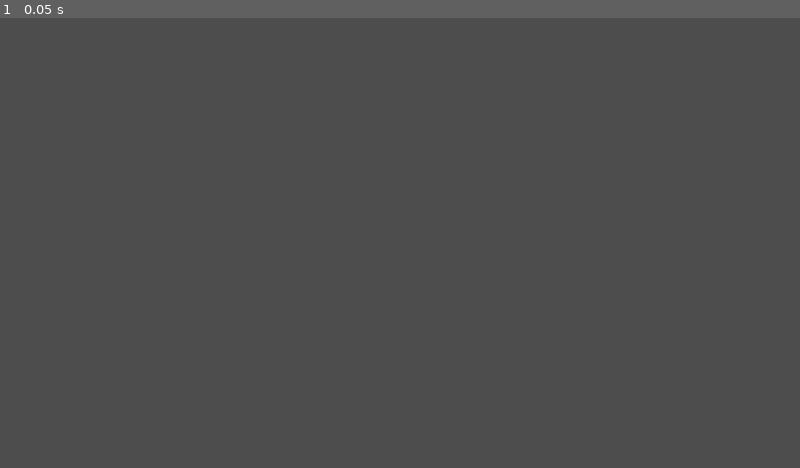
Above: before the commit, frame 1.
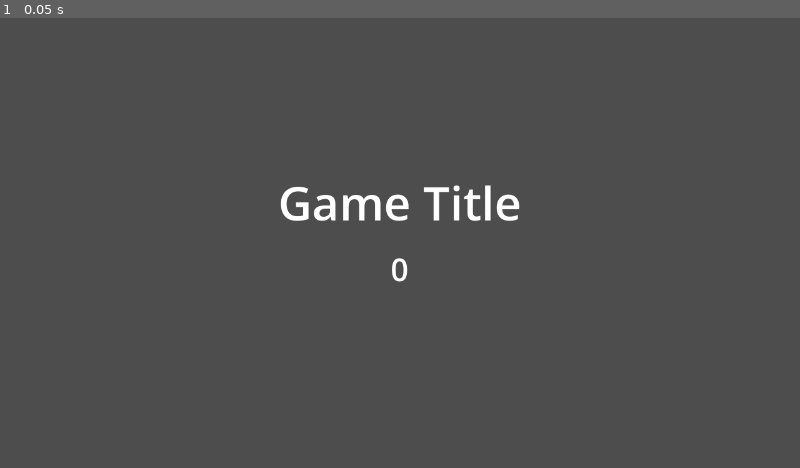
Above: after the commit, the same moment.

Repository: AnotherMelvin/mbg-ggj-2026
Game: Godot game, scene res://Scenes/Debug.tscn
The game is run twice, just before and just after one commit, with the same random seed, the same clock (stepped at 60 frames per second) and the same inputs. This scene is started directly instead of the project's main scene. Sound files missing from this copy of the repository are replaced by a short silence.
Inputs:
- Up to frame 1 (0.05 s): no input

The runs differ from the first frame. In frame 1, 0.9% of the frame differs, in the area x 35-65%, y 37-59%.

Commit message:
Create Remote Config

Diff:
--- a/Scenes/Debug.tscn
+++ b/Scenes/Debug.tscn
@@ -6,3 +6,43 @@
 script = ExtResource("1_rwhvy")
 
 [node name="Camera3D" type="Camera3D" parent="." unique_id=1061389040]
+
+[node name="CanvasLayer" type="CanvasLayer" parent="." unique_id=474752637]
+
+[node name="GameTitle" type="RichTextLabel" parent="CanvasLayer" unique_id=1621880404]
+anchors_preset = 8
+anchor_left = 0.5
+anchor_top = 0.5
+anchor_right = 0.5
+anchor_bottom = 0.5
+offset_left = -569.0
+offset_top = -117.0
+offset_right = 569.0
+offset_bottom = -14.0
+grow_horizontal = 2
+grow_vertical = 2
+theme_override_font_sizes/normal_font_size = 75
+text = "Game Title"
+fit_content = true
+horizontal_alignment = 1
+vertical_alignment = 1
+
+[node name="Amount" type="RichTextLabel" parent="CanvasLayer" unique_id=1558012896]
+anchors_preset = 8
+anchor_left = 0.5
+anchor_top = 0.5
+anchor_right = 0.5
+anchor_bottom = 0.5
+offset_left = -504.0
+offset_top = -10.5
+offset_right = 504.0
+offset_bottom = 92.5
+grow_horizontal = 2
+grow_vertical = 2
+size_flags_horizontal = 4
+size_flags_vertical = 4
+theme_override_font_sizes/normal_font_size = 50
+text = "Amount"
+fit_content = true
+horizontal_alignment = 1
+vertical_alignment = 1
--- /dev/null
+++ b/Scenes/Global/RemoteConfig.tscn
@@ -0,0 +1,6 @@
+[gd_scene format=3 uid="uid://3wkjg88cjeep"]
+
+[ext_resource type="Script" uid="uid://bco6jtqktoq83" path="res://Scripts/Global/RemoteConfig.gd" id="1_h8wli"]
+
+[node name="RemoteConfig" type="Node3D" unique_id=911059669]
+script = ExtResource("1_h8wli")
--- a/Scripts/Debug.gd
+++ b/Scripts/Debug.gd
@@ -1,10 +1,17 @@
 extends Node3D
 
+@onready var game_title: RichTextLabel = $CanvasLayer/GameTitle
+@onready var amount: RichTextLabel = $CanvasLayer/Amount
 
 # Called when the node enters the scene tree for the first time.
 func _ready() -> void:
-	SceneManager.transition_to(Utility.SCENE_NAME_TYPE.MAIN, Utility.SCENE_TRANSITION_TYPE.FADE)
+	RemoteConfig.config_updated.connect(_on_config_updated)
+	#SceneManager.transition_to(Utility.SCENE_NAME_TYPE.MAIN, Utility.SCENE_TRANSITION_TYPE.FADE)
 	AudioManager.create_audio(Utility.SOUND_EFFECT_TYPE.BASE)
+
+func _on_config_updated() -> void:
+	game_title.text = RemoteConfig.get_value("title")
+	amount.text = str(RemoteConfig.get_value("amount"))
 
 
 ## Called every frame. 'delta' is the elapsed time since the previous frame.
--- /dev/null
+++ b/Scripts/Global/RemoteConfig.gd
@@ -0,0 +1,63 @@
+extends Node
+
+# Signal to let other parts of the game know when config is ready
+signal config_updated
+
+# 1. DEFINE DEFAULTS
+# These values are used if the player is offline or the request fails
+var _params: Dictionary = {
+	"title" : "Game Title",
+  	"amount" : 0
+}
+
+# Replace this with your actual npoint.io URL
+const REMOTE_URL = "https://api.npoint.io/49cf332352b80b5daa10"
+
+func _ready():
+	# Create the HTTPRequest node via code so you don't have to add it to the scene manually
+	var http_request = HTTPRequest.new()
+	add_child(http_request)
+
+	# Connect the completion signal
+	http_request.request_completed.connect(_on_request_completed)
+
+	# Send the request
+	print("Fetching remote config...")
+	var error = http_request.request(REMOTE_URL)
+	if error != OK:
+		push_error("An error occurred in the HTTP request.")
+
+func _on_request_completed(result, response_code, _headers, body):
+	# Check if the request was successful (Result 0 = RESULT_SUCCESS, HTTP 200 = OK)
+	if result == HTTPRequest.RESULT_SUCCESS and response_code == 200:
+		var json = JSON.new()
+		var parse_result = json.parse(body.get_string_from_utf8())
+
+		if parse_result == OK:
+			var remote_data = json.data
+			if remote_data is Dictionary:
+				_apply_remote_config(remote_data)
+				print("Remote config applied successfully.")
+			else:
+				push_error("Remote config was not a Dictionary.")
+		else:
+			push_error("JSON Parse Error: " + json.get_error_message())
+	else:
+		push_warning("Failed to fetch remote config. Status code: " + str(response_code))
+
+	# Emit signal regardless of success (game continues with defaults if failed)
+	config_updated.emit()
+
+func _apply_remote_config(remote_data: Dictionary):
+	# Merge remote data into our params
+	# We only update keys that actually exist in our defaults to prevent garbage data
+	for key in remote_data.keys():
+		if _params.has(key):
+			# Note: You might want type safety checks here (e.g., ensure it's a float/int)
+			_params[key] = remote_data[key]
+
+# Public function to get values safely
+func get_value(key: String, default_override = null):
+	if _params.has(key):
+		return _params[key]
+	return default_override
--- a/Scripts/Global/SceneManager.gd
+++ b/Scripts/Global/SceneManager.gd
@@ -4,9 +4,10 @@
 @onready var animation_player: AnimationPlayer = $AnimationPlayer
 var new_scene_path : String
 
+func _ready() -> void:
+	_toggle_color_rect(false)
 
 func change_to(scene_name: Utility.SCENE_NAME_TYPE) -> void:
-	_toggle_color_rect(false)
 	_load_scene_path(scene_name)
 	_switch_scene()
 
--- a/project.godot
+++ b/project.godot
@@ -17,9 +17,10 @@
 
 [autoload]
 
-Utility="*uid://c8yggw4v26muj"
+RemoteConfig="*uid://3wkjg88cjeep"
 AudioManager="*uid://d1dnuvrtcub3r"
 SceneManager="*uid://dqhj0tb6vxlgk"
+Utility="*uid://c8yggw4v26muj"
 
 [display]
 
Not shown, added: Scripts/Global/RemoteConfig.gd.uid
